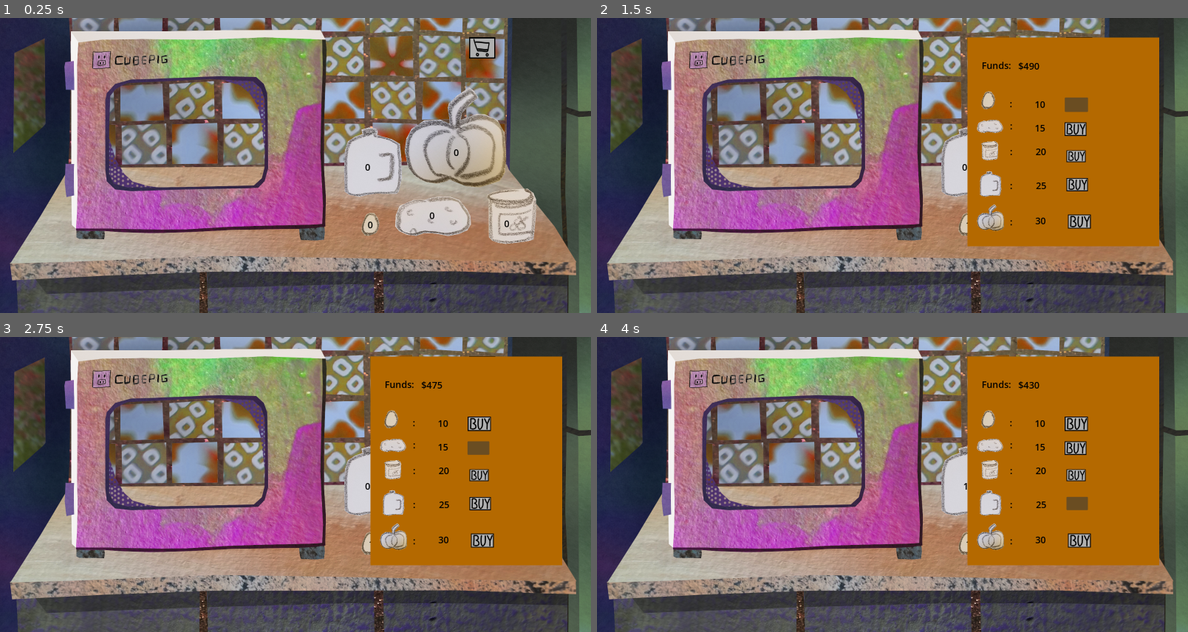
Above: before the commit, frames 1-4 (two rows, left to right).
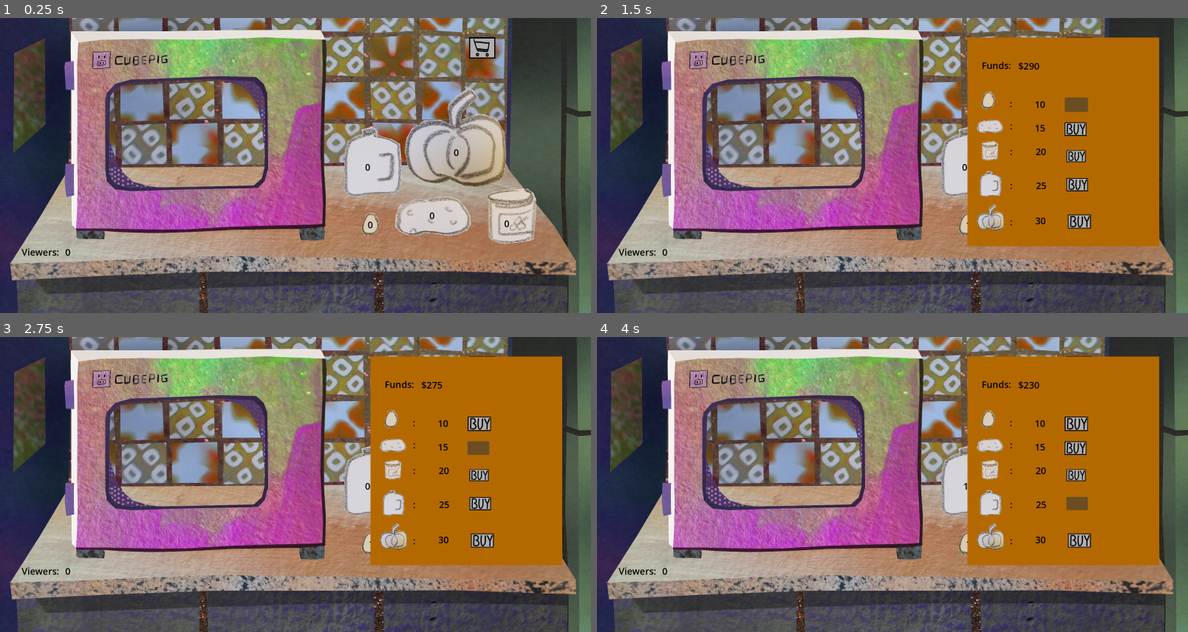
Above: after the commit, the same moments.

Repository: Ted-Landauer/microwave-game
Game: Godot game, scene res://Scenes/main.tscn
The game is run twice, just before and just after one commit, with the same random seed, the same clock (stepped at 60 frames per second) and the same inputs.
Inputs (mouse positions are in pixels of both pictures, inside the frame that each line leads up to):
- Up to frame 1 (0.25 s): no input
- Up to frame 2 (1.5 s): click (1081, 47) at 0.5 s; click (1075, 103) at 1.25 s
- Up to frame 3 (2.75 s): click (478, 449) at 2 s
- Up to frame 4 (4 s): click (1075, 475) at 2.75 s; click (1075, 502) at 3.5 s

The runs differ from the first frame. In frame 1, less than 0.1% of the frame differs, in the area x 3-12%, y 78-81%; in frame 2, 0.1%, in the area x 3-74%, y 15-81%; in frame 3, 0.1%; in frame 4, 0.1%.

Commit message:
addding in code for updated sprint tracking in the readme and a couple helper functions in the main script

Diff:
--- a/Scenes/main.tscn
+++ b/Scenes/main.tscn
@@ -206,7 +206,7 @@
 offset_bottom = 189.0
 theme_override_colors/font_color = Color(0, 0, 0, 1)
 theme_override_font_sizes/font_size = 32
-text = "$500"
+text = "$0"
 horizontal_alignment = 1
 
 [node name="Separator2" type="Label" parent="ShoppingButton/UpgradeMenu/ColorRect/Labels" unique_id=2058775123]
@@ -343,6 +343,27 @@
 offset_bottom = 663.0
 theme = ExtResource("15_wsu2k")
 
+[node name="ViewershipFunds" type="Node2D" parent="." unique_id=1887796936]
+
+[node name="viewers" type="Label" parent="ViewershipFunds" unique_id=581146940]
+offset_left = 75.0
+offset_top = 790.0
+offset_right = 205.0
+offset_bottom = 835.0
+theme_override_colors/font_color = Color(0, 0, 0, 1)
+theme_override_font_sizes/font_size = 32
+text = "Viewers:"
+
+[node name="viewerNumbers" type="Label" parent="ViewershipFunds" unique_id=743443669]
+offset_left = 193.0
+offset_top = 790.0
+offset_right = 278.0
+offset_bottom = 835.0
+theme_override_colors/font_color = Color(0, 0, 0, 1)
+theme_override_font_sizes/font_size = 32
+text = "0"
+horizontal_alignment = 1
+
 [connection signal="pressed" from="ShoppingButton" to="." method="_on_shopping_button_pressed"]
 [connection signal="pressed" from="ShoppingButton/UpgradeMenu/ColorRect/BuyEgg" to="." method="_on_buy_egg_pressed"]
 [connection signal="pressed" from="ShoppingButton/UpgradeMenu/ColorRect/BuyPotato" to="." method="_on_buy_potato_pressed"]
--- a/Scripts/main.gd
+++ b/Scripts/main.gd
@@ -1,15 +1,40 @@
 extends Node2D
 
-#@onready shop = $ShoppingButton/UpgradeMenu
-
-var funds: int
+# Initialize the overall funds value and the starting funds value
+var funds: int = 0
+var startingFunds: int = 300
 
 # Called when the node enters the scene tree for the first time.
 func _ready() -> void:
 	$ShoppingButton/UpgradeMenu.propagate_call("set_visible", [false])
 	$ShoppingButton/UpgradeMenu.visible = false
-	funds = int($ShoppingButton/UpgradeMenu/ColorRect/Labels/FundsValue.text.rstrip("$"))
 
+	updateFunds(startingFunds, "+")
+
+
+
+func updateFunds(moneyValue: int, direction: String):
+
+	if direction == "+":
+		funds += moneyValue
+	elif direction == "-":
+		funds -= moneyValue
+
+	$ShoppingButton/UpgradeMenu/ColorRect/Labels/FundsValue.text = "$" + str(funds)
+
+
+
+# Custom toInt method
+func extractInt(numberString: String):
+	var numberInt
+
+	# Check if we've passed the funds value and strip of the NAN character
+	if numberString[0] == "$":
+		numberInt = int(numberString.rstrip("$"))
+
+	numberInt = int(numberString)
+
+	return numberInt
 
 
 
@@ -35,39 +60,58 @@
 
 
 
-
 func _on_buy_egg_pressed() -> void:
-	var eggsBought = int($Groceries/egg/eggCount.text)
+	var eggsBought = extractInt($Groceries/egg/eggCount.text)
+	var eggsCost = extractInt($ShoppingButton/UpgradeMenu/ColorRect/Labels/EggCost.text)
 	eggsBought += 1
 	$Groceries/egg/eggCount.text = str(eggsBought)
-	funds -= int($ShoppingButton/UpgradeMenu/ColorRect/Labels/EggCost.text)
-	$ShoppingButton/UpgradeMenu/ColorRect/Labels/FundsValue.text = "$" + str(funds)
+
+	updateFunds(eggsCost, "-")
+
+
 
 
 func _on_buy_potato_pressed() -> void:
-	var potatoBought = int($Groceries/potato/potatoCount.text)
+	var potatoBought = extractInt($Groceries/potato/potatoCount.text)
+	var potatoCost = extractInt($ShoppingButton/UpgradeMenu/ColorRect/Labels/PotatoCost.text)
+
 	potatoBought += 1
 	$Groceries/potato/potatoCount.text = str(potatoBought)
-	funds -= int($ShoppingButton/UpgradeMenu/ColorRect/Labels/PotatoCost.text)
-	$ShoppingButton/UpgradeMenu/ColorRect/Labels/FundsValue.text = "$" + str(funds)
+
+	updateFunds(potatoCost, "-")
+
+
+
 
 func _on_buy_jam_jar_pressed() -> void:
-	var jamBought = int($Groceries/jamJar/jamCount.text)
+	var jamBought = extractInt($Groceries/jamJar/jamCount.text)
+	var jamCost = extractInt($ShoppingButton/UpgradeMenu/ColorRect/Labels/JamJarCost.text)
+
 	jamBought += 1
 	$Groceries/jamJar/jamCount.text = str(jamBought)
-	funds -= int($ShoppingButton/UpgradeMenu/ColorRect/Labels/JamJarCost.text)
-	$ShoppingButton/UpgradeMenu/ColorRect/Labels/FundsValue.text = "$" + str(funds)
+
+	updateFunds(jamCost, "-")
+
+
+
 
 func _on_buy_milk_pressed() -> void:
-	var milkBought = int($Groceries/milkJug/milkCount.text)
+	var milkBought = extractInt($Groceries/milkJug/milkCount.text)
+	var milkCost = extractInt($ShoppingButton/UpgradeMenu/ColorRect/Labels/MilkJugCost.text)
+
 	milkBought += 1
 	$Groceries/milkJug/milkCount.text = str(milkBought)
-	funds -= int($ShoppingButton/UpgradeMenu/ColorRect/Labels/MilkJugCost.text)
-	$ShoppingButton/UpgradeMenu/ColorRect/Labels/FundsValue.text = "$" + str(funds)
+
+	updateFunds(milkCost, "-")
+
+
+
 
 func _on_buy_pumpkin_pressed() -> void:
-	var pumpkinBought = int($Groceries/pumpkin/pumpkinCount.text)
+	var pumpkinBought = extractInt($Groceries/pumpkin/pumpkinCount.text)
+	var pumpkinCost = extractInt($ShoppingButton/UpgradeMenu/ColorRect/Labels/PumpkinCost.text)
+
 	pumpkinBought += 1
 	$Groceries/pumpkin/pumpkinCount.text = str(pumpkinBought)
-	funds -= int($ShoppingButton/UpgradeMenu/ColorRect/Labels/PumpkinCost.text)
-	$ShoppingButton/UpgradeMenu/ColorRect/Labels/FundsValue.text = "$" + str(funds)
+
+	updateFunds(pumpkinCost, "-")
Not shown, changed: README.md
